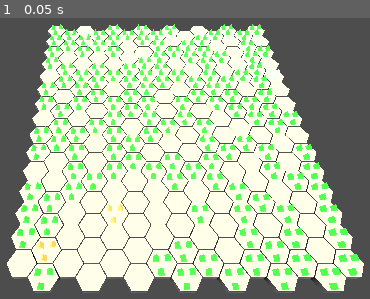
Above: before the commit, frame 1.
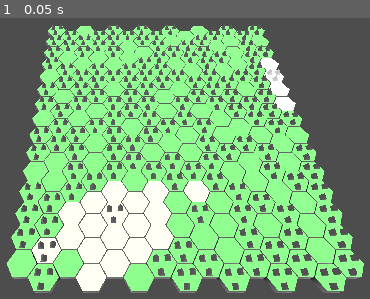
Above: after the commit, the same moment.

Repository: STORM-33/elemental-conquest
Game: Godot game, scene res://scenes/main.tscn
Same seed, same stepped clock (60 frames per second), same inputs: the game is played once before the commit and once after it.
Inputs:
- Up to frame 1 (0.05 s): no input

The runs differ from the first frame. In frame 1, 57% of the frame differs, in the area x 1-99%, y 2-98%.

Commit message:
c

Diff:
--- a/scenes/hex_tile.gd
+++ b/scenes/hex_tile.gd
@@ -2,8 +2,23 @@
 
 @export var tile_type: String = "grass"
 @export var grid_position: Vector2i
-@export var biome_color := Color(0, 0, 0)
-@export var side_color := Color(0, 0, 0)
+
+var _biome_color := Color(0, 0, 0)
+var _side_color := Color(0, 0, 0)
+
+@export var biome_color: Color:
+	get:
+		return _biome_color
+	set(value):
+		_biome_color = value
+		_update_top_color()
+
+@export var side_color: Color:
+	get:
+		return _side_color
+	set(value):
+		_side_color = value
+		_update_side_color()
 
 @onready var mesh_instance := $TopColor
 @onready var mesh_instance2 := $SideColor
@@ -12,16 +27,34 @@
 	tile_type = new_type
 
 func _ready():
-	var top_material = StandardMaterial3D.new()
-	top_material.albedo_color = biome_color
-	mesh_instance.mesh = mesh_instance.mesh.duplicate()
+	call_deferred("_update_colors")
 
-	var side_material = StandardMaterial3D.new()
-	side_material.albedo_color = side_color
-	mesh_instance2.mesh = mesh_instance2.mesh.duplicate()
-	mesh_instance2.mesh.material = side_material
-
-	# Apply color to decorations
 	var deco = $ForestDeco
 	if deco and deco.has_method("set_color"):
-		deco.set_color(biome_color)
+		deco.set_color(_biome_color)
+
+func _update_colors():
+	_update_top_color()
+	_update_side_color()
+
+func _update_top_color():
+	if not is_instance_valid(mesh_instance):
+		return
+
+	var mat = mesh_instance.material_override
+	if not mat:
+		mat = StandardMaterial3D.new()
+		mesh_instance.material_override = mat
+
+	mat.albedo_color = _biome_color
+
+func _update_side_color():
+	if not is_instance_valid(mesh_instance2):
+		return
+
+	var mat = mesh_instance2.material_override
+	if not mat:
+		mat = StandardMaterial3D.new()
+		mesh_instance2.material_override = mat
+
+	mat.albedo_color = _side_color
--- a/scenes/main.gd
+++ b/scenes/main.gd
@@ -20,7 +20,7 @@
 		"name": "Grassland",
 		"top_color": Color(0.2, 0.8, 0.2),
 		"side_color": Color(0.1, 0.1, 0.1),
-		"tree_color": Color(0.1, 0.6, 0.1),
+		"tree_color": Color(0.1, 0.1, 0.1),
 		"tree_chance": 0.7,
 		"elevation": 0.0
 	},
@@ -28,7 +28,7 @@
 		"name": "Desert",
 		"top_color": Color(1.0, 0.85, 0.4),
 		"side_color": Color(0.1, 0.1, 0.1),
-		"tree_color": Color(0.7, 0.5, 0.2),
+		"tree_color": Color(0.1, 0.1, 0.1),
 		"tree_chance": 0.2,
 		"elevation": 0.0
 	},
@@ -36,7 +36,7 @@
 		"name": "Snow",
 		"top_color": Color(0.9, 0.9, 1.0),
 		"side_color": Color(0.1, 0.1, 0.1),
-		"tree_color": Color(0.5, 0.7, 0.8),
+		"tree_color": Color(0.4, 0.4, 0.4),
 		"tree_chance": 0.4,
 		"elevation": 0.0
 	},
@@ -44,7 +44,7 @@
 		"name": "Mountains",
 		"top_color": Color(0.4, 0.1, 0.1),
 		"side_color": Color(0.1, 0.1, 0.1),
-		"tree_color": Color(0.35, 0.15, 0.1),
+		"tree_color": Color(0.4, 0.1, 0.1),
 		"tree_chance": 0.3,
 		"elevation": 0.0
 	}
